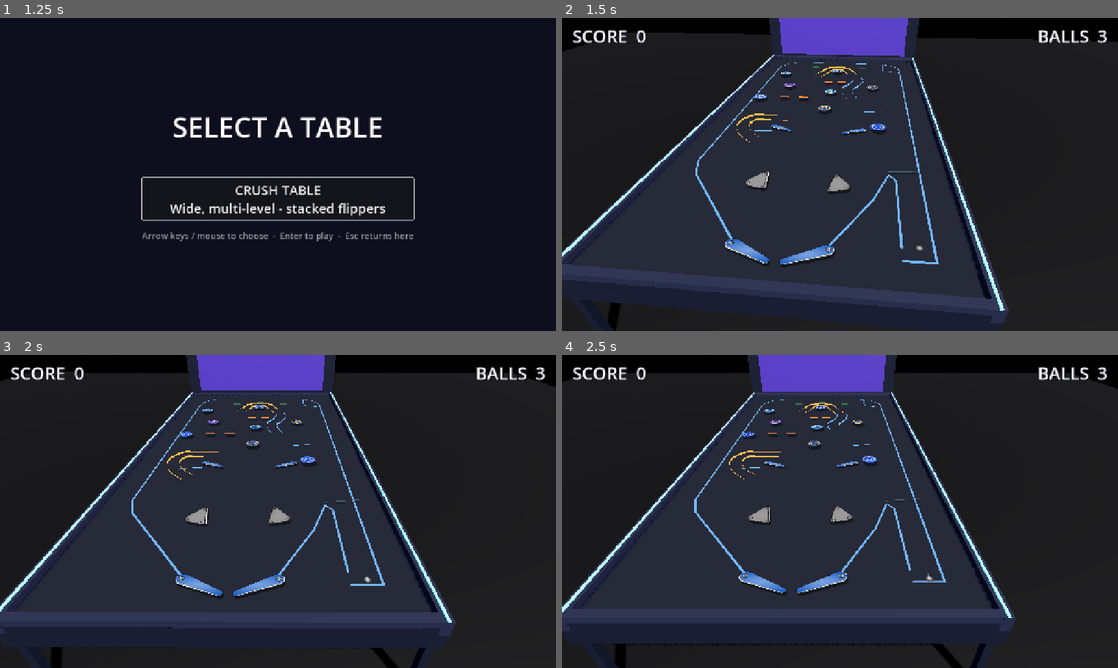
Above: before the commit, frames 1-4 (two rows, left to right).
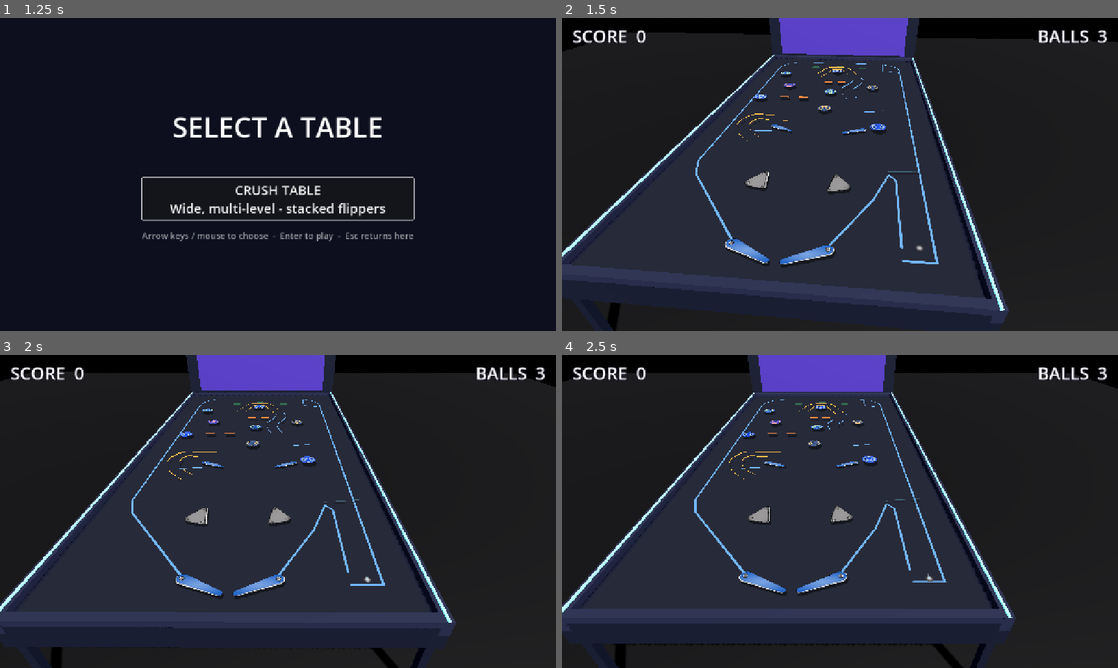
Above: after the commit, the same moments.

Repository: eddieedease/gdpb
Game: Godot game, scene res://scenes/table_select.tscn
Same seed, same stepped clock (60 frames per second), same inputs: the game is played once before the commit and once after it. Sound files missing from this copy of the repository are replaced by a short silence.
Inputs:
- Up to frame 1 (1.25 s): hold E (nudge_right) from 0.53 s (still down)
- Up to frame 2 (1.5 s): release E (nudge_right) at 1.25 s; click "CRUSH TABLE Wide, multi-level…" at 1.25 s
- Up to frame 3 (2 s): no input
- Up to frame 4 (2.5 s): hold Down (ui_down) from 2.03 s (still down); tap Space (launch) at 2.1 s

Frame 1 is identical in both runs. In frame 2, less than 0.1% of the frame differs, in the area x 31-55%, y 15-40%; in frame 3, less than 0.1%; in frame 4, less than 0.1%, in the area x 30-52%, y 15-40%.

Commit message:
Channels read as elevated wires attached only at their mouths
The ribbon rails were deep vertical bands, which read as fences standing
on the board for their whole length. Now:
- Ribbons are thin (wire-like) instead of curtain-deep.
- Each rail paints a matching shadow strip on the board that fades IN
  with the rail's height (vertex-colour alpha): no shadow at the mouths
  where the rail genuinely touches down, a clear floating-above-its-
  shadow gap everywhere else.

Co-Authored-By: Claude Opus 4.8 <noreply@anthropic.com>

Diff:
--- a/scripts/crush_view.gd
+++ b/scripts/crush_view.gd
@@ -132,16 +132,34 @@
 			continue
 		var pts := line.points
 		var n := pts.size()
+		# Thin wire-like ribbon (a deep band reads as a fence standing on the
+		# board; a shallow one reads as an elevated rail).
 		var st := SurfaceTool.new()
 		st.begin(Mesh.PRIMITIVE_TRIANGLE_STRIP)
+		# Matching shadow strip painted on the board, fading IN as the rail
+		# rises - so the rail is visually attached only at its mouths and
+		# clearly floats with air underneath everywhere else.
+		var sh := SurfaceTool.new()
+		sh.begin(Mesh.PRIMITIVE_TRIANGLE_STRIP)
 		for i in n:
 			var t := float(i) / float(n - 1)
 			# smoothstep rise over the first/last 30% of the curve
 			var k := clampf(minf(t, 1.0 - t) / 0.3, 0.0, 1.0)
 			var h := top_height * k * k * (3.0 - 2.0 * k)
 			var w := _table_to_world(line.to_global(pts[i]))
-			st.add_vertex(Vector3(w.x, h + 0.03, w.z))
-			st.add_vertex(Vector3(w.x, h - 0.09, w.z))
+			st.add_vertex(Vector3(w.x, h + 0.02, w.z))
+			st.add_vertex(Vector3(w.x, h - 0.035, w.z))
+			# horizontal direction of the rail at this point, for shadow width
+			var p_prev := pts[maxi(i - 1, 0)]
+			var p_next := pts[mini(i + 1, n - 1)]
+			var tang := (p_next - p_prev).normalized()
+			var perp := Vector3(-tang.y, 0.0, tang.x) * 0.04
+			var a := clampf(h / maxf(top_height, 0.001), 0.0, 1.0) * 0.4
+			var s := Vector3(w.x + 0.05, 0.012, w.z + 0.04)   # slight light offset
+			sh.set_color(Color(0, 0, 0, a))
+			sh.add_vertex(s + perp)
+			sh.set_color(Color(0, 0, 0, a))
+			sh.add_vertex(s - perp)
 		var mesh := MeshInstance3D.new()
 		mesh.mesh = st.commit()
 		var mat := StandardMaterial3D.new()
@@ -150,6 +168,15 @@
 		mat.cull_mode = BaseMaterial3D.CULL_DISABLED
 		mesh.material_override = mat
 		add_child(mesh)
+		var smesh := MeshInstance3D.new()
+		smesh.mesh = sh.commit()
+		var smat := StandardMaterial3D.new()
+		smat.shading_mode = BaseMaterial3D.SHADING_MODE_UNSHADED
+		smat.vertex_color_use_as_albedo = true
+		smat.transparency = BaseMaterial3D.TRANSPARENCY_ALPHA
+		smat.cull_mode = BaseMaterial3D.CULL_DISABLED
+		smesh.material_override = smat
+		add_child(smesh)
 		line.visible = false
 
 
